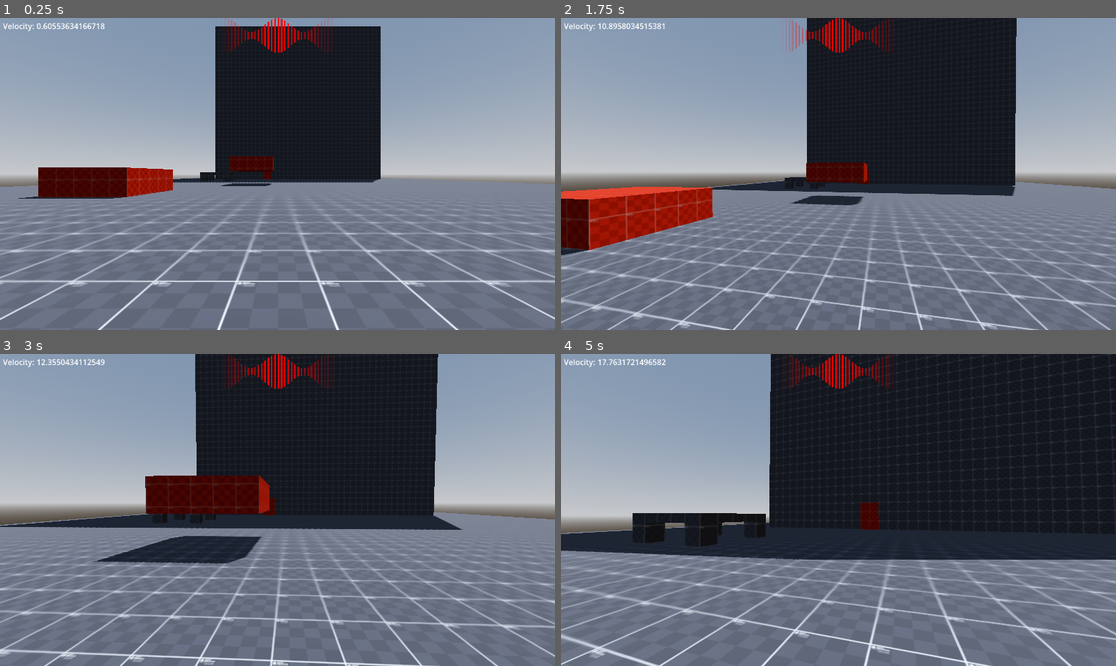
Above: before the commit, frames 1-4 (two rows, left to right).
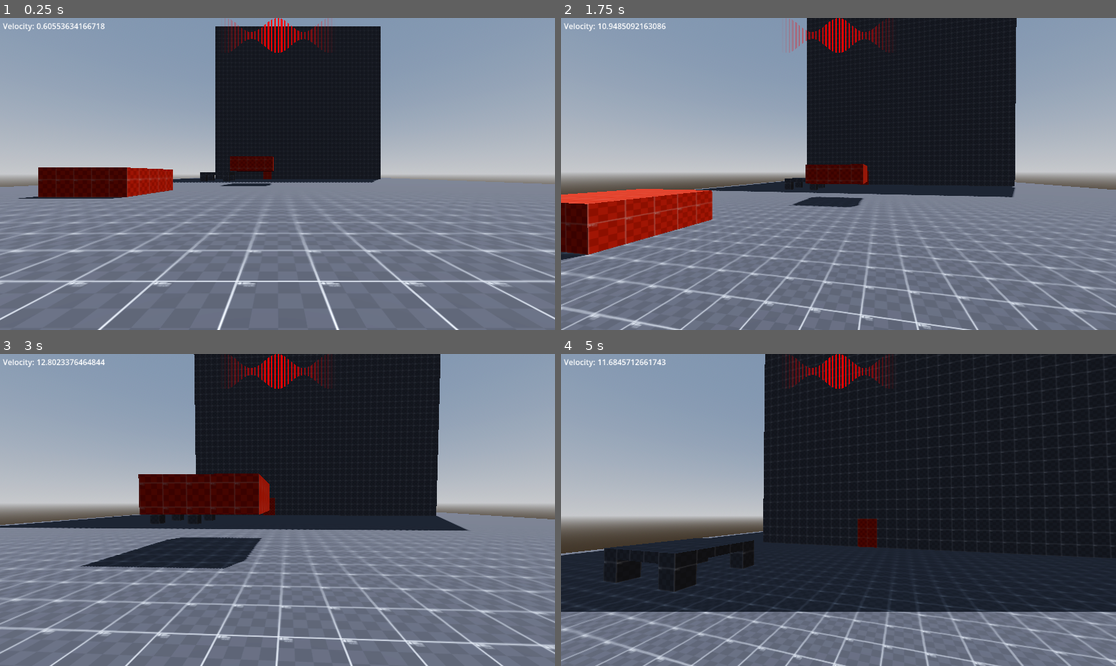
Above: after the commit, the same moments.

Repository: WasteIy/GameOff2025
Game: Godot game, scene res://Scenes/Levels/test_level.tscn
Same seed, same stepped clock (60 frames per second), same inputs: the game is played once before the commit and once after it.
Inputs (mouse positions are in pixels of both pictures, inside the frame that each line leads up to):
- Up to frame 1 (0.25 s): no input
- Up to frame 2 (1.75 s): tap Enter at 0.5 s; move the mouse to (866, 174) at 0.52 s; hold W (move_forward) from 0.53 s (still down); tap Space (jump) at 0.6, 0.77, 1.07, 1.35, 1.52 s; click (866, 174) at 0.67 s; move the mouse to (810, 174) at 1.27 s
- Up to frame 3 (3 s): keep holding W (move_forward); tap Space (jump) at 1.82, 2.1, 2.85 s; move the mouse to (288, 503) at 2.02 s; move the mouse to (271, 516) at 2.77 s; click (271, 516) at 2.92 s
- Up to frame 4 (5 s): keep holding W (move_forward); tap Space (jump) at 3.02, 3.32, 3.6, 3.77, 4.07, 4.35, 4.52, 4.82 s; move the mouse to (877, 513) at 3.52 s; move the mouse to (794, 506) at 4.27 s

The runs differ from the first frame. In frame 1, less than 0.1% of the frame differs, in the area x 23-24%, y 57-58%; in frame 2, 9.8%; in frame 3, 9.3%; in frame 4, 26%, in the area x 0-100%, y 0-100%.

Commit message:
Jump flag fix + Remove unused signal error

Diff:
--- a/Scenes/Player/State Machine/in_air_state.gd
+++ b/Scenes/Player/State Machine/in_air_state.gd
@@ -46,7 +46,7 @@
 func check_if_floor():
 	if character.is_on_floor():
 		if character.buffered_jump_on:
-			character.buffered_jump_on = true
+			character.buffered_jump = true
 			character.buffered_jump_on = false
 			transitioned.emit(self, "JumpState")
 		else:
--- a/Scenes/Player/State Machine/jump_state.gd
+++ b/Scenes/Player/State Machine/jump_state.gd
@@ -93,7 +93,7 @@
 		can_jump = true
 
 	# jump buffering
-	if character.buffered_jump_on:
+	if character.buffered_jump:
 		character.buffered_jump = false
 		character.number_air_jump = character.number_air_jump_reference
 
--- a/Scenes/Player/player.gd
+++ b/Scenes/Player/player.gd
@@ -24,6 +24,7 @@
 @onready var jump_velocity : float = (2.0 * jump_height) / jump_time_to_peak
 var number_air_jump_reference: int
 var buffered_jump_on : bool
+var buffered_jump : bool
 var coyote_jump_cooldown_reference : float
 var coyote_jump_on : bool
 var hit_ground_cooldown_reference : float
@@ -34,8 +35,7 @@
 @onready var camera_holder: CameraHolder = $CameraHolder
 @onready var state_machine: StateMachine = $StateMachine
 @onready var collision: CollisionShape3D = $Collision
-@onready var model: MeshInstance3D = $Model
-@onready var floor_check : RayCast3D = %DownRaycast
+@onready var floor_check: RayCast3D = $Raycasts/FloorCheck
 @onready var debug: CanvasLayer = $Debug
 
 var input_direction : Vector2
--- a/Scenes/Player/player.tscn
+++ b/Scenes/Player/player.tscn
@@ -12,8 +12,6 @@
 [ext_resource type="Script" uid="uid://dsi0tr6e5moq0" path="res://Scenes/Player/State Machine/walk_state.gd" id="7_jlvik"]
 [ext_resource type="Script" uid="uid://dbsgd5wkgkk8i" path="res://Scenes/Player/State Machine/jump_state.gd" id="8_gk6dx"]
 [ext_resource type="Script" uid="uid://emye2cxnaujd" path="res://Scenes/UI/debug.gd" id="12_oikmp"]
-
-[sub_resource type="CapsuleMesh" id="CapsuleMesh_tugb3"]
 
 [sub_resource type="CapsuleShape3D" id="CapsuleShape3D_uvnfx"]
 
@@ -30,28 +28,20 @@
 jump_time_to_peak = 0.34
 jump_time_to_fall = 0.28
 
-[node name="Model" type="MeshInstance3D" parent="."]
-mesh = SubResource("CapsuleMesh_tugb3")
-
 [node name="Collision" type="CollisionShape3D" parent="."]
 shape = SubResource("CapsuleShape3D_uvnfx")
 
 [node name="CameraHolder" type="Node3D" parent="."]
-transform = Transform3D(1, 0, 0, 0, 1, 0, 0, 0, 1, 0, 0.86476886, 0)
+transform = Transform3D(1, 0, 0, 0, 1, 0, 0, 0, 1, 0, 0.865, 0)
 script = ExtResource("2_mtuoh")
 
 [node name="Camera" type="Camera3D" parent="CameraHolder"]
 unique_name_in_owner = true
 
-[node name="Raycasts" type="Node" parent="."]
+[node name="Raycasts" type="Node3D" parent="."]
 
-[node name="DownRaycast" type="RayCast3D" parent="Raycasts"]
-unique_name_in_owner = true
-target_position = Vector3(0, -1.1, 0)
-
-[node name="UpRaycast" type="RayCast3D" parent="Raycasts"]
-unique_name_in_owner = true
-target_position = Vector3(0, 1.1, 0)
+[node name="FloorCheck" type="RayCast3D" parent="Raycasts"]
+target_position = Vector3(0, -12.56, 0)
 
 [node name="Components" type="Node" parent="."]
 
--- a/project.godot
+++ b/project.godot
@@ -25,6 +25,10 @@
 GameController="*res://Global/game_controller.gd"
 ResourceManager="*res://Global/resource_manager.gd"
 SFXManager="*res://Global/sfx_manager.gd"
+
+[debug]
+
+gdscript/warnings/unused_signal=0
 
 [file_customization]
 
Not shown: 1 places in Scenes/Player/player.tscn that only renumber resources
Not shown, removed: Scenes/Levels/test_level.tscn4718879939.tmp
